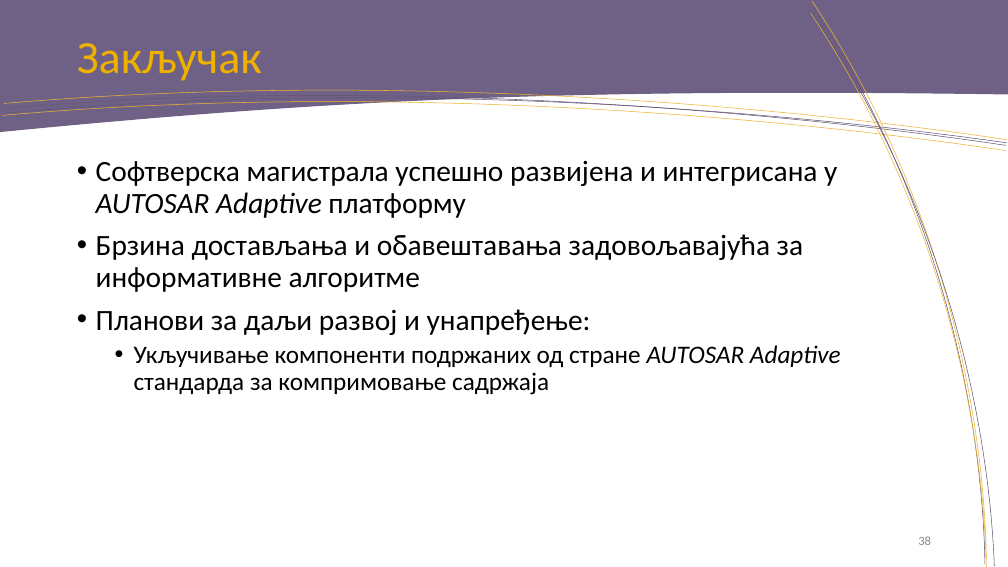
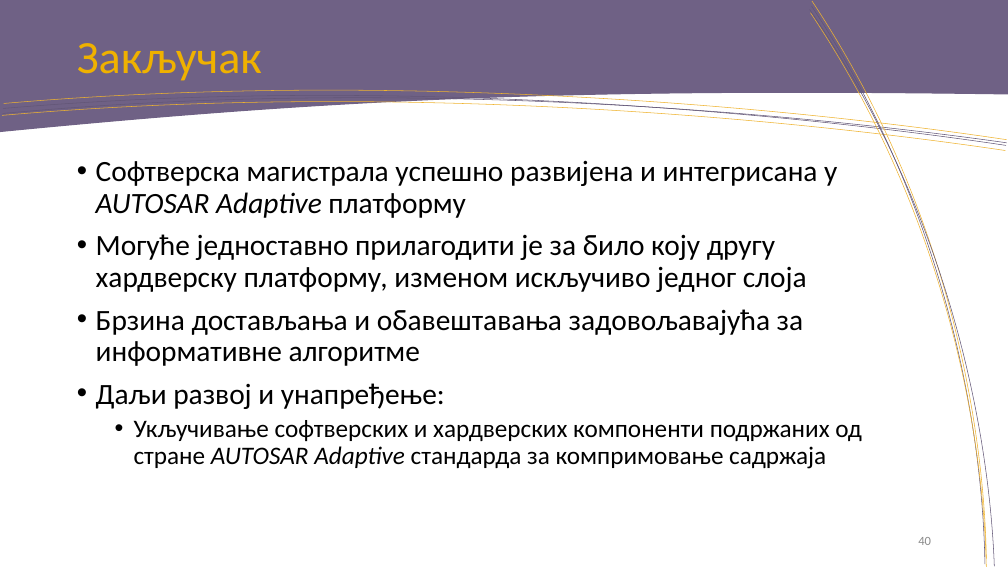
Before and after one commit to rondor1/msc, a slide deck: slide 40 of msc-e28-2018-pres.pptx (slide 38 before the commit). Drawn at 1008x567 pixels with LibreOffice and Linux fonts; fonts in the diff are those of the drawing; background and template pictures are left out. Boxes give left, top, right and bottom in pixels: in the first picture for what was removed or moved away, otherwise in the second. Text is boxed around its words. In the diff, an @@ line names an element or a change of style, - is before the commit and + after.

```diff
--- a/msc-e28-2018-pres.pptx
+++ b/msc-e28-2018-pres.pptx
@@ text at <box>96,234,807,292</box>: paragraph added @@
+• Могуће једноставно прилагодити је за било коју другу хардверску платформу, изменом искључиво једног слоја
@@ text at <box>96,383,862,469</box>: text changed @@
-• Планови за даљи развој и унапређење:
-  • Укључивање компоненти подржаних од стране AUTOSAR Adaptive стандарда за компримовање садржаја
+• Даљи развој и унапређење:
+  • Укључивање софтверских и хардверских компоненти подржаних од стране AUTOSAR Adaptive стандарда за компримовање садржаја
@@ page number at <box>918,537,931,545</box>: text changed @@
-38
+40
```
Also in this commit, not shown: 13 other slides changed, 2 slides added, 1 other file.
